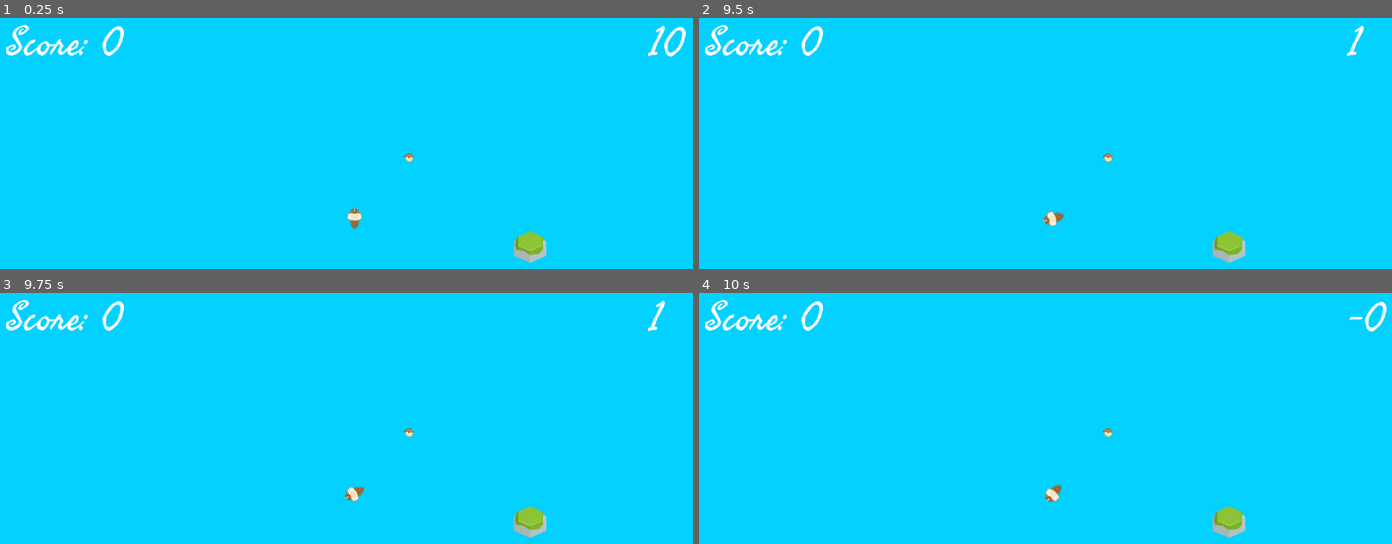
Above: before the commit, frames 1-4 (two rows, left to right).
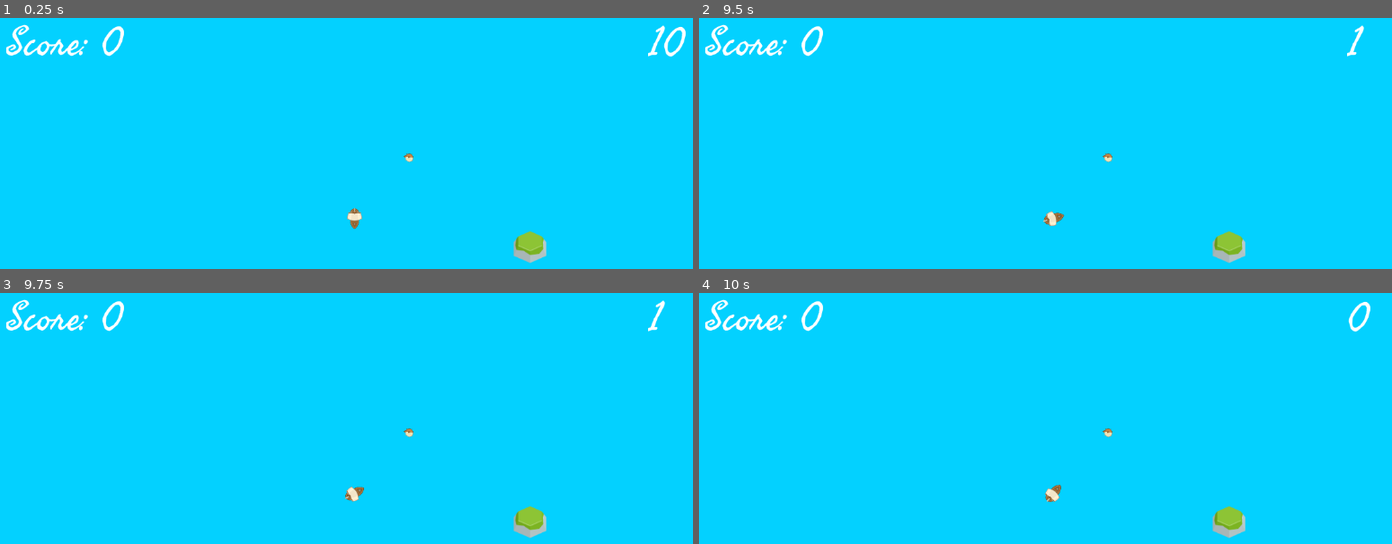
Above: after the commit, the same moments.

Repository: Coffin-Likker/CalmBeforeTheStorm
Game: Godot game, scene res://scenes/main.tscn
Two runs of this game, one before a commit and one after it. Both use one fixed random seed, a clock stepped at 60 frames per second and the inputs below.
Inputs:
- Up to frame 1 (0.25 s): no input
- Up to frame 2 (9.5 s): tap Enter (ui_accept) at 0.5, 0.77, 1.52, 3.02, 3.77, 4.52, 6.02, 6.5, 6.77, 7.52, 9.02 s; hold Right (ui_right) 0.53-2.03 s; hold Left (ui_left) 2.03-2.78 s; hold Right (ui_right) 2.78-4.28 s; hold Left (ui_left) 4.28-5.03 s; hold Right (ui_right) 5.03-5.78 s; hold Left (ui_left) 5.78-7.28 s; hold Right (ui_right) from 7.28 s (still down)
- Up to frame 3 (9.75 s): release Right (ui_right) at 9.53 s; hold Left (ui_left) from 9.53 s (still down)
- Up to frame 4 (10 s): keep holding Left (ui_left); tap Enter (ui_accept) at 9.77 s

Frames 1-3 are identical in both runs. In frame 4, 0.3% of the frame differs, in the area x 93-100%, y 3-16%.

Commit message:
Timer imaging and player loss control

Diff:
--- a/scenes/main.tscn
+++ b/scenes/main.tscn
@@ -1,7 +1,6 @@
-[gd_scene load_steps=7 format=3 uid="uid://65s2elt3qqqh"]
+[gd_scene load_steps=6 format=3 uid="uid://65s2elt3qqqh"]
 
 [ext_resource type="PackedScene" uid="uid://dprh0a4mvqopg" path="res://scenes/player.tscn" id="1_pr84w"]
-[ext_resource type="Script" path="res://scripts/player.gd" id="2_qts3f"]
 [ext_resource type="PackedScene" uid="uid://clihwhvb2tpm3" path="res://scenes/game_manger.tscn" id="3_v1ng7"]
 [ext_resource type="Script" path="res://scripts/safezone.gd" id="4_21x63"]
 [ext_resource type="Script" path="res://scripts/fish.gd" id="4_kd64y"]
@@ -29,7 +28,6 @@
 [node name="Player" parent="." instance=ExtResource("1_pr84w")]
 z_index = 1
 position = Vector2(575, 322)
-script = ExtResource("2_qts3f")
 
 [node name="HUD" parent="." instance=ExtResource("6_lk3ns")]
 
--- a/scenes/player.tscn
+++ b/scenes/player.tscn
@@ -1,6 +1,7 @@
-[gd_scene load_steps=3 format=3 uid="uid://dprh0a4mvqopg"]
+[gd_scene load_steps=4 format=3 uid="uid://dprh0a4mvqopg"]
 
 [ext_resource type="Texture2D" uid="uid://cepui32jnujv3" path="res://assets/ship (1).png" id="1_2toud"]
+[ext_resource type="Script" path="res://scripts/player.gd" id="1_3gxhr"]
 
 [sub_resource type="CapsuleShape2D" id="CapsuleShape2D_j3uub"]
 height = 40.0
@@ -8,6 +9,7 @@
 [node name="Player" type="CharacterBody2D" groups=["player"]]
 position = Vector2(-1.90735e-06, 9.53674e-07)
 scale = Vector2(0.351977, 0.358108)
+script = ExtResource("1_3gxhr")
 
 [node name="Sprite2D" type="Sprite2D" parent="."]
 scale = Vector2(0.409091, 0.340708)
--- a/scripts/constants.gd
+++ b/scripts/constants.gd
@@ -26,4 +26,4 @@
 
 func update_time_display():
 	if timer_label:
-		timer_label.text = str(ceil(time_left))
+		timer_label.text = str(abs(ceil(time_left)))
--- a/scripts/player.gd
+++ b/scripts/player.gd
@@ -35,6 +35,8 @@
 	add_to_group("player")
 
 func _physics_process(delta):
+	if Constants.current_state == Constants.GameState.GAME_OVER:
+		return
 	var input_vector = Vector2.ZERO
 	input_vector.x = Input.get_action_strength("ui_right") - Input.get_action_strength("ui_left")
 	input_vector.y = - Input.get_action_strength("ui_up")
